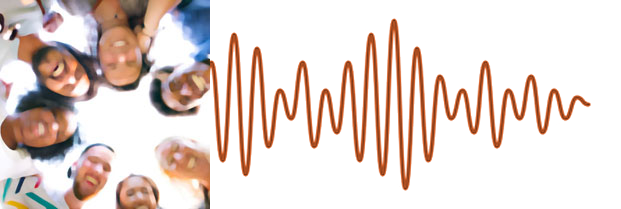
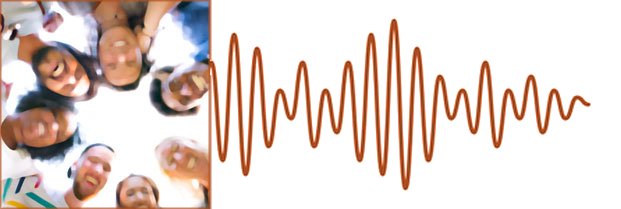
Before/after of a 621px x 209px layered artwork. What changed in the layer stack:
added layer "Layer 3" above "image" over 0, 0, 212, 209
